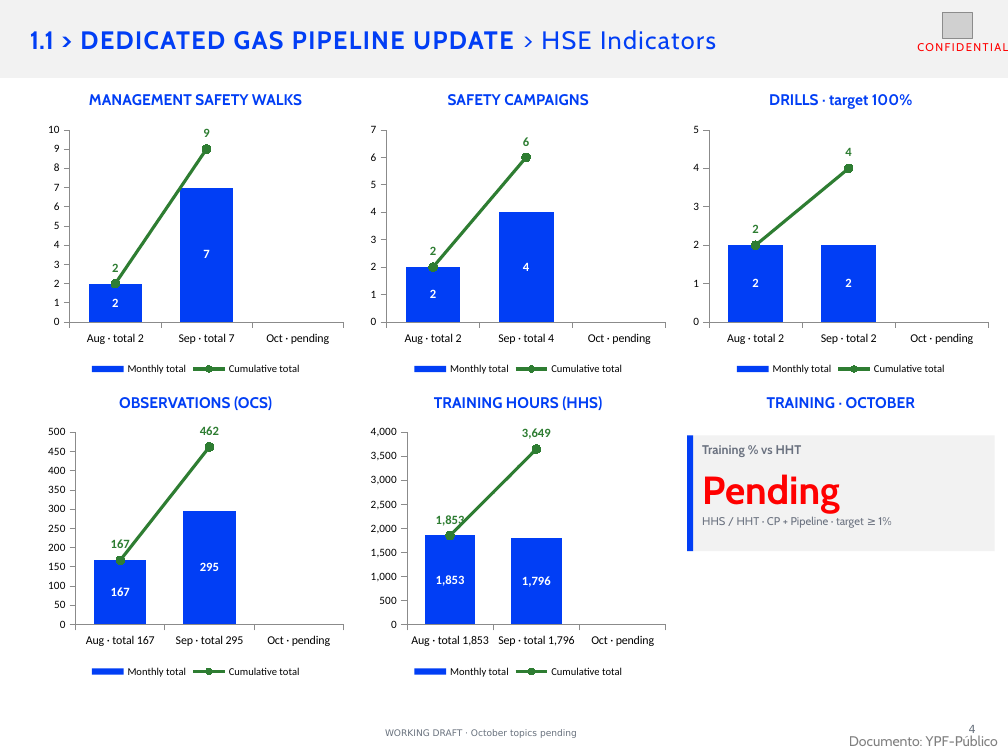
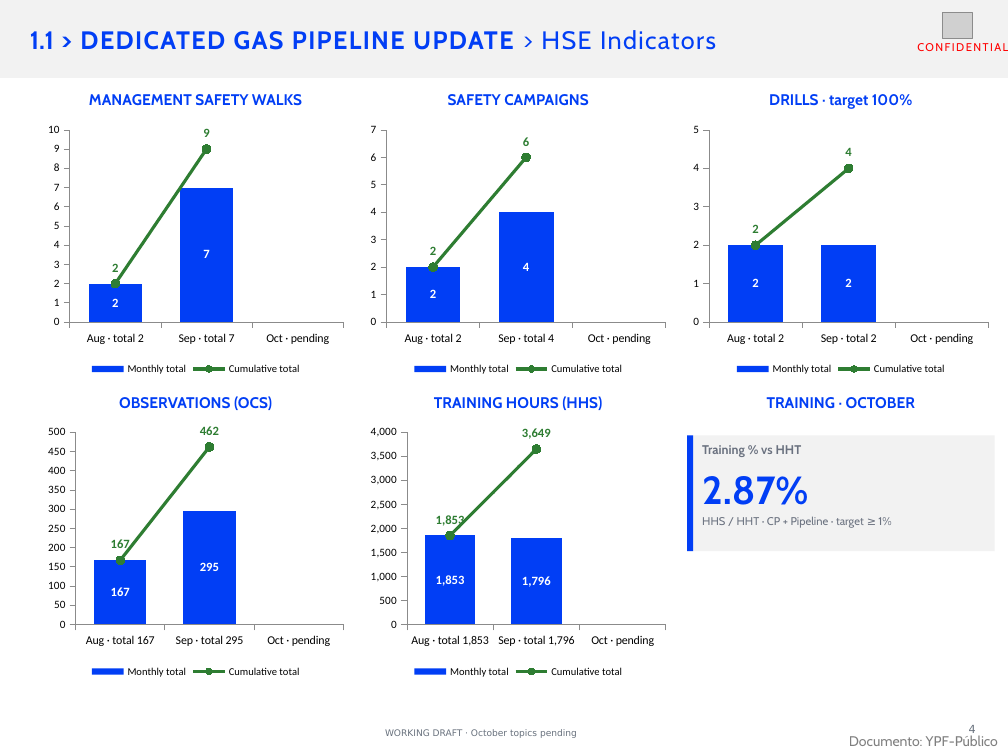
Before and after one commit to WilliamSaenz/HSE_SSMA_Gasoducto_2027_2028, a slide deck: slide 4 of informes/2026-10/entregables/SMP_HSE_Octubre_2026_Corte_27_BORRADOR_v02.pptx. Drawn at 1008x756 pixels with LibreOffice and Linux fonts; fonts in the diff are those of the drawing; grey boxes stand for pictures. Boxes give left, top, right and bottom in pixels: in the first picture for what was removed or moved away, otherwise in the second. Text is boxed around its words. In the diff, an @@ line names an element or a change of style, - is before the commit and + after.

```diff
--- a/informes/2026-10/entregables/SMP_HSE_Octubre_2026_Corte_27_BORRADOR_v02.pptx
+++ b/informes/2026-10/entregables/SMP_HSE_Octubre_2026_Corte_27_BORRADOR_v02.pptx
@@ text at <box>702,476,808,505</box>: text changed; text colour #FF0000 to #013EF5 @@
-Pending
+2.87%
```
Also in this commit, not shown: 3 other files.
